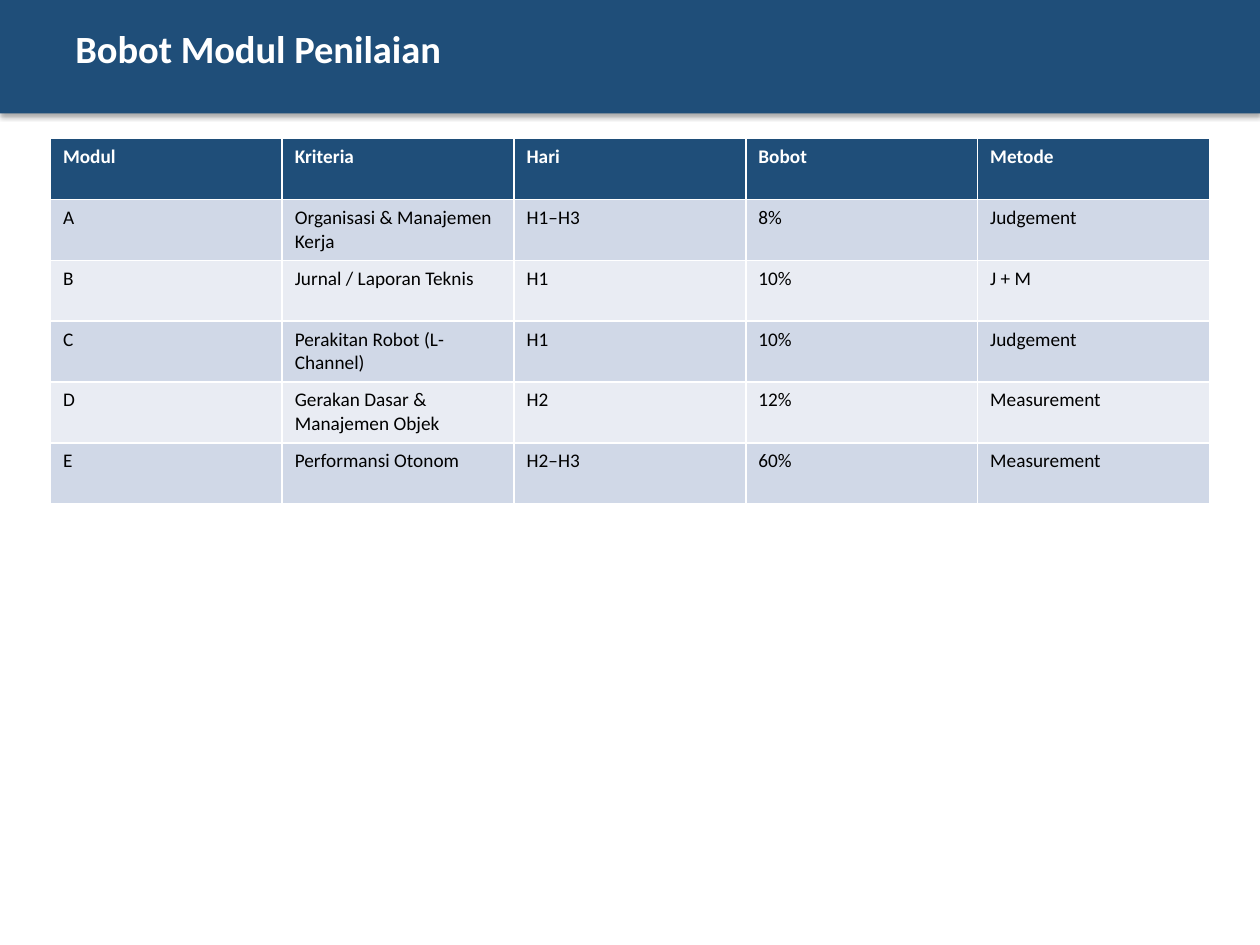
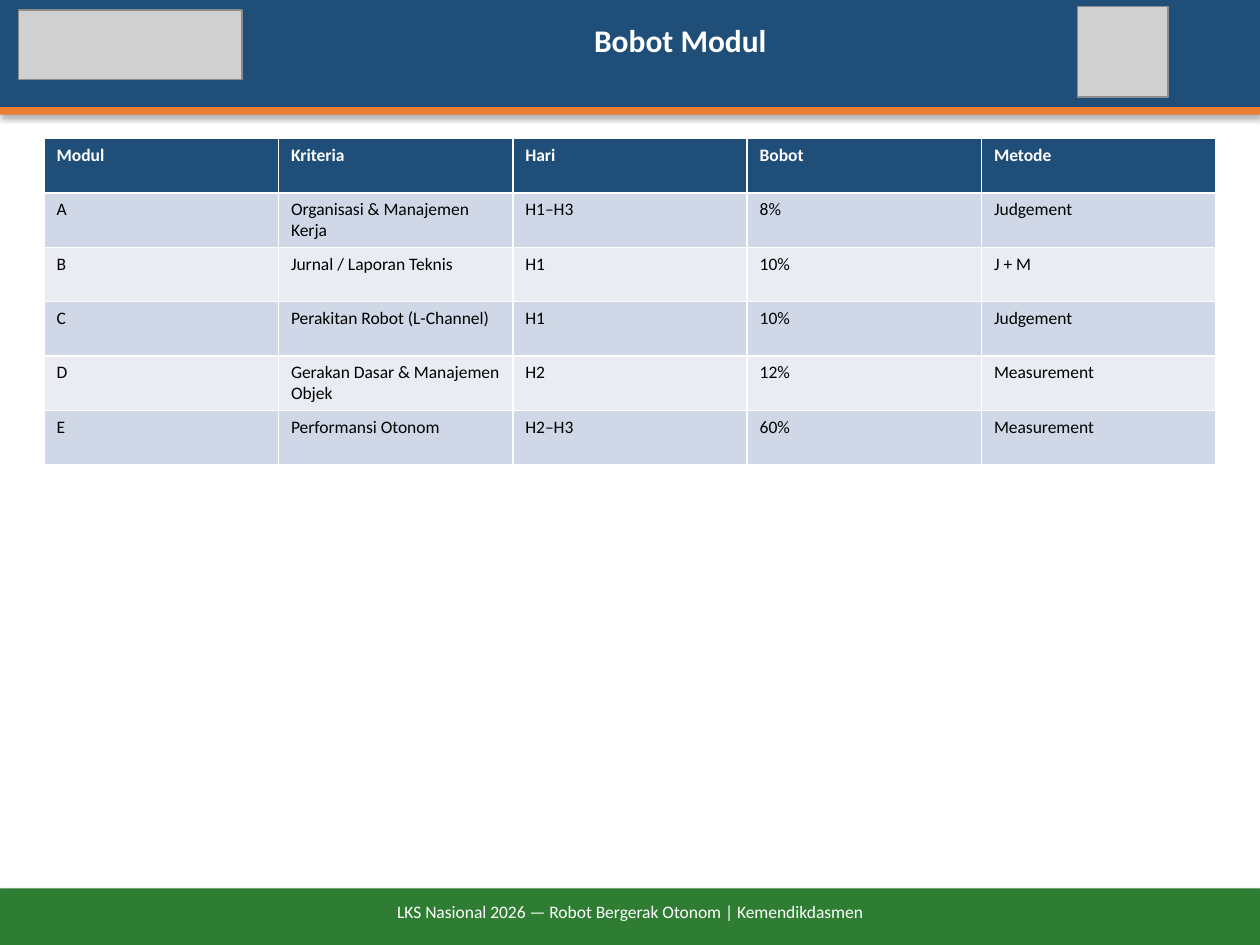
Before and after one commit to antonprafanto/LKS2026, a slide deck: slide 4 of docs/Briefing-Juri-LKS2026-Robot-Otonom.pptx. Drawn at 1260x945 pixels with LibreOffice and Linux fonts; fonts in the diff are those of the drawing; grey boxes stand for pictures. Boxes give left, top, right and bottom in pixels: in the first picture for what was removed or moved away, otherwise in the second. Text is boxed around its words. In the diff, an @@ line names an element or a change of style, - is before the commit and + after.

```diff
--- a/docs/Briefing-Juri-LKS2026-Robot-Otonom.pptx
+++ b/docs/Briefing-Juri-LKS2026-Robot-Otonom.pptx
@@ rectangle: place and size @@
-rectangle at box(0, 0, 1260, 113)
+rectangle at box(0, 0, 1260, 107)
@@ picture added at box(19, 10, 242, 79) @@
@@ picture added at box(1077, 6, 1168, 97) @@
@@ text at box(594, 30, 767, 53): text changed; size 22 to 18 pt @@
-Bobot Modul Penilaian
+Bobot Modul
@@ rectangle added at box(0, 107, 1260, 115), fill #ED7D31 @@
@@ table at box(44, 139, 1216, 464) @@
@@ size 11 to 10 pt @@
@@ table: place and size @@
-table at box(50, 139, 1210, 504)
+table at box(44, 139, 1216, 464)
@@ rectangle added at box(0, 888, 1260, 945), fill #2E7D32 @@
@@ text added at box(397, 906, 863, 921), 10 pt, text #FFFFFF @@
+LKS Nasional 2026 — Robot Bergerak Otonom | Kemendikdasmen
```
Also in this commit, not shown: 6 other slides changed, 13 slides added, 14 slides removed, 7 other files.
